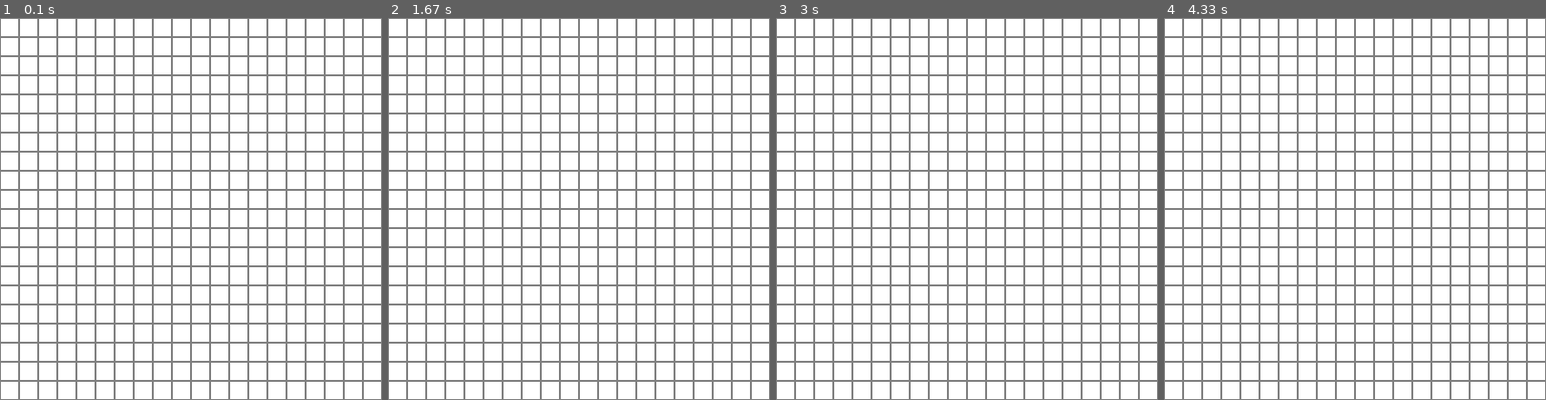
Above: before the commit, frames 1-4 (left to right).
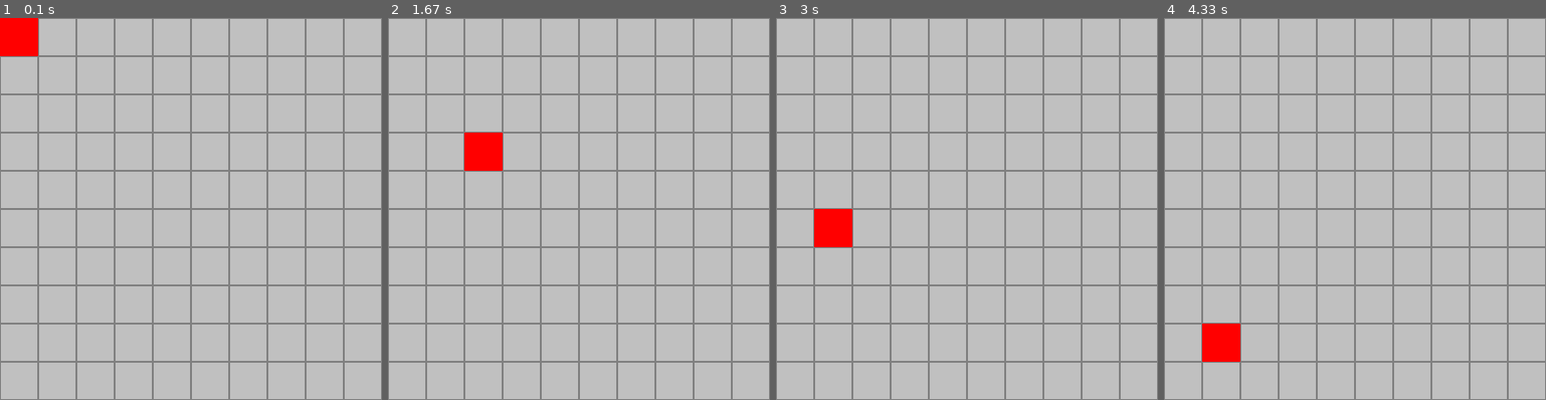
Above: after the commit, the same moments.

Repository: i0z0m/minesweeper-pygame
Game: pygame game, started from src/minesweeper_pygame/__main__.py
Two runs of this game, one before a commit and one after it. Both use one fixed random seed, a clock stepped at 60 frames per second and the inputs below.
Inputs (mouse positions are in pixels of both pictures, inside the frame that each line leads up to):
- Up to frame 1 (0.1 s): no input
- Up to frame 2 (1.67 s): click (579, 209) at 0.38 s; click (617, 293) at 0.72 s; click (716, 342) at 1.05 s; click (487, 132) at 1.38 s
- Up to frame 3 (3 s): click (967, 254) at 1.72 s; click (913, 128) at 2.05 s; click (1100, 308) at 2.38 s; click (844, 247) at 2.72 s
- Up to frame 4 (4.33 s): click (1244, 132) at 3.05 s; click (1263, 277) at 3.38 s; click (1492, 296) at 3.72 s; click (1240, 350) at 4.05 s

The runs differ from the first frame. In frame 1, 90% of the frame differs, in the area x 0-100%, y 0-100%; in frame 2, 90%; in frame 3, 90%; in frame 4, 90%.

Commit message:
Improved design

Diff:
--- a/src/minesweeper_pygame/__main__.py
+++ b/src/minesweeper_pygame/__main__.py
@@ -1,19 +1,23 @@
 import pygame
+# マインスイーパーの本家デザインに近づけるためのコード
 
 # ゲームの設定
 WIDTH, HEIGHT = 400, 400
-ROWS, COLS = 20, 20
+ROWS, COLS = 10, 10  # セルの数を減らす
 CELL_SIZE = WIDTH // COLS
 
 # 色の定義
 WHITE = (255, 255, 255)
-GRAY = (128, 128, 128)
+LIGHT_GRAY = (192, 192, 192)  # セルの色を明るいグレーに
+DARK_GRAY = (128, 128, 128)
+RED = (255, 0, 0)
 
 def draw_grid(screen, cell_size):
     """グリッドを描画する関数"""
     for row in range(ROWS):
         for col in range(COLS):
-            pygame.draw.rect(screen, GRAY, (col * cell_size, row * cell_size, cell_size, cell_size), 1)
+            pygame.draw.rect(screen, LIGHT_GRAY, (col * cell_size, row * cell_size, cell_size, cell_size), 0)  # セルの背景を塗りつぶす
+            pygame.draw.rect(screen, DARK_GRAY, (col * cell_size, row * cell_size, cell_size, cell_size), 1)  # 境界線を描画
 
 def main():
     pygame.init()
@@ -26,6 +30,13 @@
     while running:
         screen.fill(WHITE)
         draw_grid(screen, CELL_SIZE)
+
+        # マウスオーバーのセルを赤色で表示
+        mouse_pos = pygame.mouse.get_pos()
+        mouse_row = mouse_pos[1] // CELL_SIZE
+        mouse_col = mouse_pos[0] // CELL_SIZE
+        pygame.draw.rect(screen, RED, (mouse_col * CELL_SIZE, mouse_row * CELL_SIZE, CELL_SIZE, CELL_SIZE))
+
         pygame.display.flip()
 
         for event in pygame.event.get():
